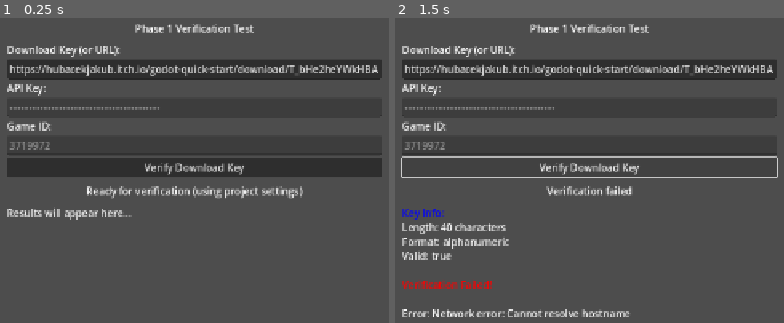
Above: before the commit, frames 1-2 (left to right).
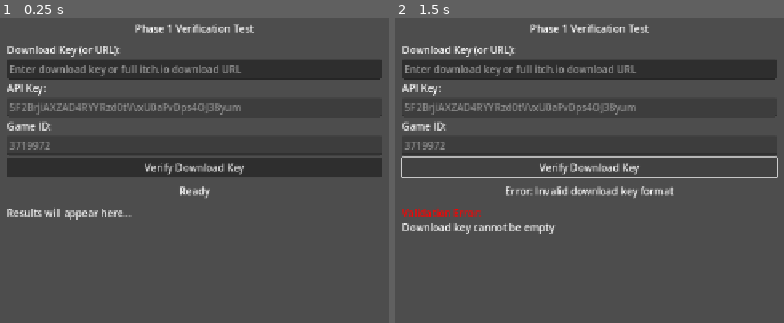
Above: after the commit, the same moments.

Repository: Flying-Rat/GodotItch
Game: Godot game, scene res://examples/verification_test.tscn
Two runs of this game, one before a commit and one after it. Both use one fixed random seed, a clock stepped at 60 frames per second and the inputs below.
Inputs:
- Up to frame 1 (0.25 s): no input
- Up to frame 2 (1.5 s): tap Enter at 0.5 s; click "Verify Download Key" at 1.25 s

The runs differ from the first frame. In frame 1, 3.5% of the frame differs, in the area x 2-98%, y 15-60%; in frame 2, 6.1%, in the area x 1-98%, y 15-99%.

Commit message:
Using only project settings for godot itch - user only enters download key

Diff:
--- a/Samples/ItchProductDetails/examples/verification_test.gd
+++ b/Samples/ItchProductDetails/examples/verification_test.gd
@@ -24,31 +24,19 @@
 	# Enable debug logging
 	verification_client.debug_logging = true
 
-	# Prefill test values - check project settings first
-	key_input.text = "https://hubacekjakub.itch.io/godot-quick-start/download/T_bHe2heYWkHBA6i9doZhsn78oqDjGReBfAxyCR8"
-
 	# Load API key and game ID from project settings if available
 	var config_api_key := GodotItchConfig.get_api_key()
 	var config_game_id := GodotItchConfig.get_game_id()
 
 	if not config_api_key.is_empty():
 		api_key_input.text = config_api_key
-		status_label.text = "Ready for verification (using project settings)"
 	else:
-		api_key_input.text = "5F2BrjiAXZAD4RYYRzd0tVvxU0aFvDps4OJ38yum"
-		status_label.text = "Ready for verification (using fallback values - configure in project settings)"
+		print("[VerificationTest] WARNING: API key not set in project settings")
 
 	if not config_game_id.is_empty():
 		game_id_input.text = config_game_id
 	else:
-		game_id_input.text = "3719972"
-
-	# Show configuration status
-	var config_summary := GodotItchConfig.get_config_summary()
-	if config_summary["is_configured"]:
-		print("[VerificationTest] Using project settings - API Key: %s, Game ID: %s" % [config_summary["api_key_preview"], config_summary["game_id"]])
-	else:
-		print("[VerificationTest] Project settings not configured, using fallback values")
+		print("[VerificationTest] WARNING: Game ID not set in project settings")
 
 func _on_verify_pressed() -> void:
 	var download_key := key_input.text.strip_edges()
--- a/Samples/ItchProductDetails/examples/verification_test.tscn
+++ b/Samples/ItchProductDetails/examples/verification_test.tscn
@@ -48,7 +48,6 @@
 [node name="APIKeyInput" type="LineEdit" parent="VBox"]
 layout_mode = 2
 placeholder_text = "Your itch.io API key"
-secret = true
 editable = false
 
 [node name="GameIDLabel" type="Label" parent="VBox"]
